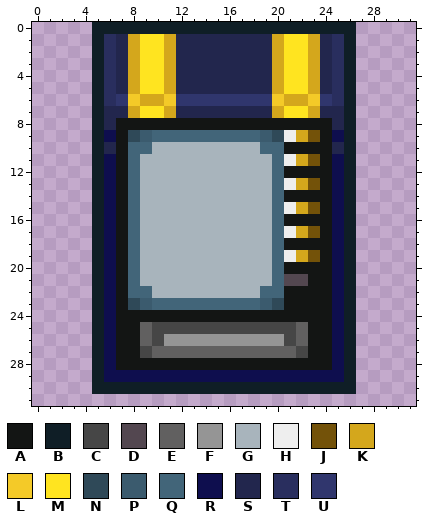
One commit to this pixel-art sprite: Resources/Textures/_CorvaxNext/Structures/Machines/VendingMachines/captaindrobe.rsi/off.png. The first picture shows the starting point.
The file is 32x32 pixels.
Palette (. is transparent): A #131514  B #0f1e26  C #464646  D #534750  E #616060  F #959595  G #a8b4bc  H #eeeeee  J #735209  K #d4a71c  L #f4ca28  M #ffe420  N #2f4958  P #3b5b6e  Q #426579  R #0e0e4e  S #22264d  T #292e5e  U #30366d
The result:
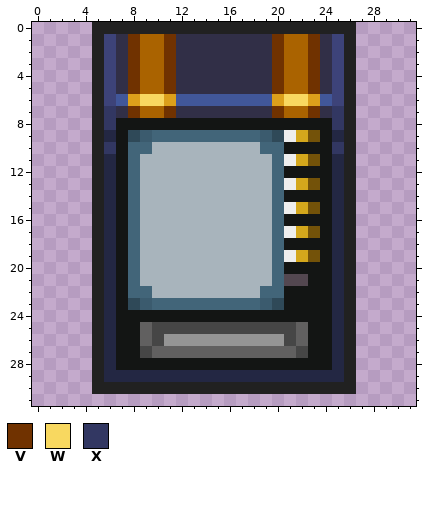
Colours new in this view: V #703200  W #f8d860  X #323762
From old to new:
@@ palette @@
-B #0f1e26
+B #212121
-L #f4ca28
+L #dca01b
-M #ffe420
+M #aa6300
-R #0e0e4e
+R #232743
-S #22264d
+S #312f47
-T #292e5e
+T #3d4379
-U #30366d
+U #41579a
@@ x 0..31 @@
  0 .....BBBBBBBBBBBBBBBBBBBBBB.....
- 1 .....BTSKMMKSSSSSSSSKMMKSTB.....
- 2 .....BTSKMMKSSSSSSSSKMMKSTB.....
- 3 .....BTSKMMKSSSSSSSSKMMKSTB.....
- 4 .....BTSKMMKSSSSSSSSKMMKSTB.....
- 5 .....BTSKMMKSSSSSSSSKMMKSTB.....
- 6 .....BTULKKLUUUUUUUULKKLUTB.....
- 7 .....BSSKMMKSSSSSSSSKMMKSSB.....
- 8 .....BSAAAAAAAAAAAAAAAAAASB.....
+ 1 .....BTSVMMVSSSSSSSSVMMVSTB.....
+ 2 .....BTSVMMVSSSSSSSSVMMVSTB.....
+ 3 .....BTSVMMVSSSSSSSSVMMVSTB.....
+ 4 .....BTSVMMVSSSSSSSSVMMVSTB.....
+ 5 .....BTSVMMVSSSSSSSSVMMVSTB.....
+ 6 .....BTULWWLUUUUUUUULWWLUTB.....
+ 7 .....BXSVMMVSSSSSSSSVMMVSXB.....
+ 8 .....BXAAAAAAAAAAAAAAAAAAXB.....
  9 .....BRANPQQQQQQQQQPNHKJARB.....
-10 .....BSAQQGGGGGGGGGQQAAAASB.....
+10 .....BXAQQGGGGGGGGGQQAAAAXB.....
 11 .....BRAQGGGGGGGGGGGQHKJARB.....
Boxes around the changes in both pictures, in picture pixels (x1, y1, x2, y2):
changed: (92, 22, 356, 394)
